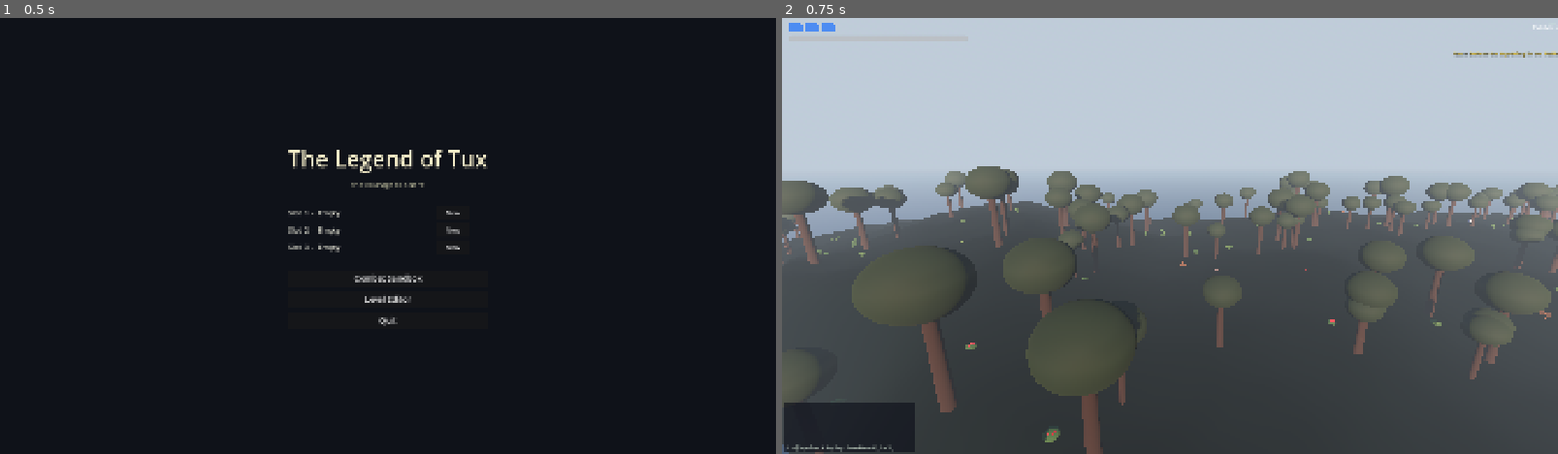
Above: before the commit, frames 1-2 (left to right).
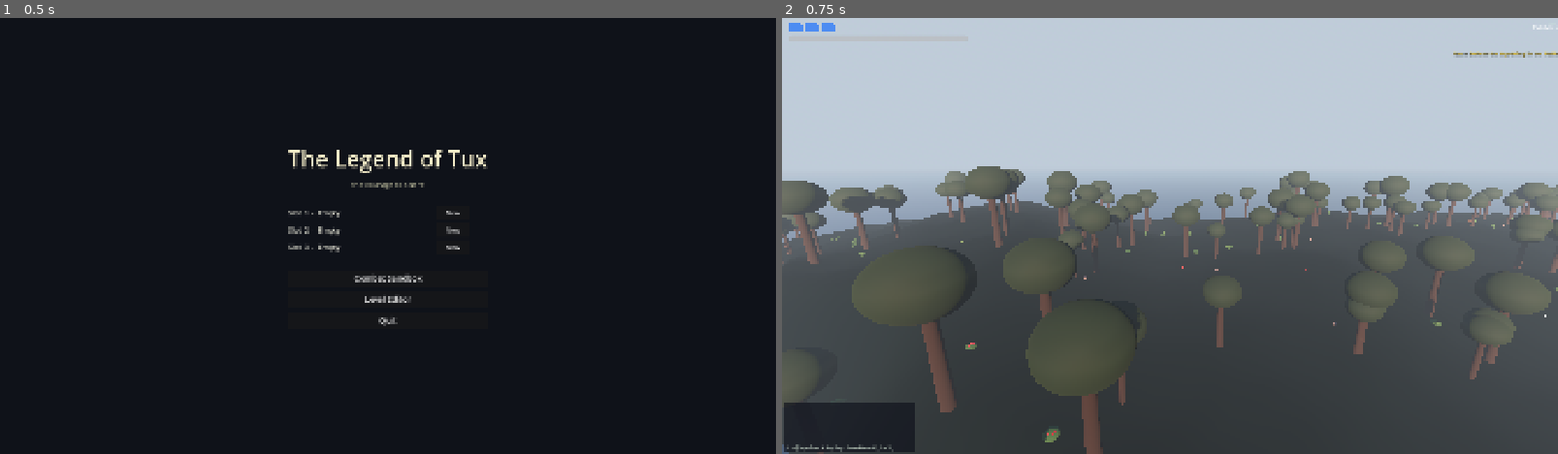
Above: after the commit, the same moments.

Repository: ruapotato/The-Legend-of-Tux
Game: Godot game, scene res://scenes/main_menu.tscn
Two runs of this game, one before a commit and one after it. Both use one fixed random seed, a clock stepped at 60 frames per second and the inputs below.
Inputs:
- Up to frame 1 (0.5 s): no input
- Up to frame 2 (0.75 s): click "New" at 0.5 s

Frame 1 is identical in both runs. In frame 2, 0.3% of the frame differs, in the area x 1-100%, y 34-100%.

Commit message:
FPS fix, pause menu, unarmed start
Three game-breaking issues from the procedural-survival merge:

FPS recovery (6 fps → playable)
* Animal AI now distance-throttles: deer/sheep/pig _physics_process
  returns immediately when the player is beyond 60 m. Cached _player_ref
  per instance so the get_nodes_in_group walk only runs once.
* Spawn weights in BIOME_RINGS dropped 5–10×:
  - wyrdwood deer  0.50 → 0.10,  sheep 0.30 → 0.06
  - cairnreach pig 0.20 → 0.04
  - selkari pig    0.40 → 0.08
  - hollowed deer  0.30 → 0.06
  Combined effect: total active animal count across the streaming ring
  is ~5–15, of which only the handful within 60 m run AI.

Pause / inventory menu
* scripts/game_pause_menu.gd — CanvasLayer that owns Esc. Opens with
  Resume + Quit buttons + a two-column inventory tab listing every
  resource (with count) and the fixed roster of key items (✓/· per
  ownership).
* While open, get_tree().paused = true and mouse_mode = VISIBLE.
  Close (Esc or Resume button) restores both — mouse re-captures
  cleanly so the orbit camera works again.
* free_orbit_camera.gd's old "Esc → MOUSE_VISIBLE with no recapture"
  stub removed — it was the source of the get-stuck-with-released-
  mouse bug.
* Wired into world_disc.tscn as a high-layer CanvasLayer.

Tux starts unarmed
* tux_player._ready now calls _apply_equipment_visibility() which
  hides sword + shield meshes unless GameState.inventory contains
  sapling_blade / bark_round.
* _on_item_acquired listens for those item ids and flips visibility
  on the moment the player crafts at the workbench.
* Fresh new game: only fists. Punch trees to get wood, walk to the
  workbench in front of you, craft Sapling Blade (3 wood) and Bark
  Round (4 wood) to actually arm up.

Co-Authored-By: Claude Opus 4.7 (1M context) <noreply@anthropic.com>

Diff:
--- a/godot/scenes/world_disc.tscn
+++ b/godot/scenes/world_disc.tscn
@@ -9,6 +9,7 @@
 [ext_resource type="PackedScene" path="res://scenes/spawn_marker.tscn" id="r7"]
 [ext_resource type="Script" path="res://scripts/world_fps_overlay.gd" id="r8"]
 [ext_resource type="Script" path="res://scripts/hud_status.gd" id="r9"]
+[ext_resource type="Script" path="res://scripts/game_pause_menu.gd" id="r10"]
 
 [sub_resource type="ProceduralSkyMaterial" id="sky_mat"]
 sky_top_color = Color(0.42, 0.60, 0.85, 1)
@@ -102,3 +103,6 @@
 
 [node name="StatusRow" type="Control" parent="FpsOverlay"]
 script = ExtResource("r9")
+
+[node name="PauseMenu" type="CanvasLayer" parent="."]
+script = ExtResource("r10")
--- a/godot/scripts/deer.gd
+++ b/godot/scripts/deer.gd
@@ -15,6 +15,11 @@
 const GRAVITY: float = 24.0
 const FLEE_TIME: float = 3.0
 
+# Only run AI within this radius of the player. Beyond, _physics_process
+# returns immediately — without this, 70+ active animals tanked FPS
+# into single digits since every one ran move_and_slide each frame.
+const AI_RADIUS_SQ: float = 60.0 * 60.0
+
 enum State { IDLE, WALK, FLEE }
 
 var hp: int = 5
@@ -22,6 +27,7 @@
 var state_time: float = 0.0
 var state_duration: float = 0.0
 var move_dir: Vector3 = Vector3.ZERO
+var _player_ref: Node3D = null
 
 
 func _ready() -> void:
@@ -31,6 +37,16 @@
 
 
 func _physics_process(delta: float) -> void:
+    # Distance-throttle: skip all AI + physics when the player is
+    # outside the active radius. Saves ~95% of the per-frame cost
+    # across the full streaming ring.
+    if _player_ref == null or not is_instance_valid(_player_ref):
+        var ps := get_tree().get_nodes_in_group("player")
+        if ps.is_empty():
+            return
+        _player_ref = ps[0] as Node3D
+    if global_position.distance_squared_to(_player_ref.global_position) > AI_RADIUS_SQ:
+        return
     state_time += delta
 
     match state:
--- a/godot/scripts/free_orbit_camera.gd
+++ b/godot/scripts/free_orbit_camera.gd
@@ -98,8 +98,9 @@
             arm_length = clamp(arm_length + 0.4, arm_min, arm_max)
             if arm:
                 arm.spring_length = arm_length
-    elif event is InputEventKey and event.pressed and event.keycode == KEY_ESCAPE:
-        Input.mouse_mode = Input.MOUSE_MODE_VISIBLE
+    # Esc is owned by game_pause_menu.gd now (it toggles a real menu
+    # AND re-captures the mouse on close). The old "release mouse on
+    # Esc" stub here left the player stuck without a way to dismiss.
 
 
 func _process(delta: float) -> void:
--- /dev/null
+++ b/godot/scripts/game_pause_menu.gd
@@ -0,0 +1,202 @@
+extends CanvasLayer
+
+# World-disc pause menu. Esc toggles. Owns the mouse-capture state
+# while open so the player can actually use the cursor; on close, the
+# mouse re-captures so the orbit camera works again.
+#
+# Tabs:
+#   Resume   — closes the menu.
+#   Inventory — lists owned resources (with counts) + crafted key items.
+#   Quit     — returns to main_menu.
+#
+# Lives as a CanvasLayer in world_disc.tscn at a high layer so it
+# draws over the rest of the HUD.
+
+const RESOURCE_DISPLAY: Dictionary = {
+	"wood":        "Wood",
+	"stone":       "Stone",
+	"raspberry":   "Raspberry",
+	"mushroom":    "Mushroom",
+	"meat_raw":    "Raw Meat",
+	"cooked_meat": "Cooked Meat",
+	"antler":      "Antler",
+	"flint":       "Flint",
+	"arrow":       "Arrow",
+}
+
+const KEY_ITEMS: Array = [
+	["sapling_blade", "Sapling Blade"],
+	["bark_round",    "Bark Round"],
+	["hammer",        "Builder's Hammer"],
+	["stone_axe",     "Stone Axe"],
+]
+
+var _root: Control = null
+var _open: bool = false
+var _res_list: VBoxContainer = null
+var _item_list: VBoxContainer = null
+
+
+func _ready() -> void:
+	layer = 95
+	_build_layout()
+	_close()
+	set_process_input(true)
+
+
+func _build_layout() -> void:
+	_root = Control.new()
+	_root.anchor_right = 1.0
+	_root.anchor_bottom = 1.0
+	_root.mouse_filter = Control.MOUSE_FILTER_STOP
+	add_child(_root)
+
+	var bg := ColorRect.new()
+	bg.color = Color(0, 0, 0, 0.55)
+	bg.anchor_right = 1.0
+	bg.anchor_bottom = 1.0
+	_root.add_child(bg)
+
+	var center := CenterContainer.new()
+	center.anchor_right = 1.0
+	center.anchor_bottom = 1.0
+	center.mouse_filter = Control.MOUSE_FILTER_IGNORE
+	_root.add_child(center)
+
+	var panel := PanelContainer.new()
+	panel.custom_minimum_size = Vector2(640, 480)
+	center.add_child(panel)
+	var sb := StyleBoxFlat.new()
+	sb.bg_color = Color(0.08, 0.08, 0.10, 0.97)
+	sb.border_color = Color(0.55, 0.40, 0.25, 1)
+	sb.border_width_left = 2
+	sb.border_width_right = 2
+	sb.border_width_top = 2
+	sb.border_width_bottom = 2
+	sb.content_margin_left = 20
+	sb.content_margin_right = 20
+	sb.content_margin_top = 18
+	sb.content_margin_bottom = 18
+	panel.add_theme_stylebox_override("panel", sb)
+
+	var v := VBoxContainer.new()
+	v.add_theme_constant_override("separation", 12)
+	panel.add_child(v)
+
+	var title := Label.new()
+	title.text = "PAUSED"
+	title.add_theme_font_size_override("font_size", 26)
+	title.add_theme_color_override("font_color", Color(0.95, 0.90, 0.70, 1))
+	v.add_child(title)
+
+	var btn_row := HBoxContainer.new()
+	btn_row.add_theme_constant_override("separation", 8)
+	v.add_child(btn_row)
+
+	var resume_btn := Button.new()
+	resume_btn.text = "Resume  (Esc)"
+	resume_btn.custom_minimum_size = Vector2(180, 36)
+	resume_btn.pressed.connect(_close)
+	btn_row.add_child(resume_btn)
+
+	var quit_btn := Button.new()
+	quit_btn.text = "Quit to Main Menu"
+	quit_btn.custom_minimum_size = Vector2(180, 36)
+	quit_btn.pressed.connect(_on_quit)
+	btn_row.add_child(quit_btn)
+
+	v.add_child(HSeparator.new())
+
+	# Two columns: Resources (counts) + Crafted Items (booleans).
+	var two_col := HBoxContainer.new()
+	two_col.add_theme_constant_override("separation", 24)
+	v.add_child(two_col)
+
+	var left := VBoxContainer.new()
+	left.size_flags_horizontal = Control.SIZE_EXPAND_FILL
+	two_col.add_child(left)
+	var left_hdr := Label.new()
+	left_hdr.text = "RESOURCES"
+	left_hdr.add_theme_color_override("font_color", Color(0.80, 0.80, 0.60, 1))
+	left.add_child(left_hdr)
+	_res_list = VBoxContainer.new()
+	_res_list.add_theme_constant_override("separation", 2)
+	left.add_child(_res_list)
+
+	var right := VBoxContainer.new()
+	right.size_flags_horizontal = Control.SIZE_EXPAND_FILL
+	two_col.add_child(right)
+	var right_hdr := Label.new()
+	right_hdr.text = "ITEMS"
+	right_hdr.add_theme_color_override("font_color", Color(0.80, 0.80, 0.60, 1))
+	right.add_child(right_hdr)
+	_item_list = VBoxContainer.new()
+	_item_list.add_theme_constant_override("separation", 2)
+	right.add_child(_item_list)
+
+
+func _input(event: InputEvent) -> void:
+	if event is InputEventKey and event.pressed and not event.echo \
+			and (event as InputEventKey).keycode == KEY_ESCAPE:
+		get_viewport().set_input_as_handled()
+		if _open:
+			_close()
+		else:
+			_open_menu()
+
+
+func _open_menu() -> void:
+	_open = true
+	_root.visible = true
+	Input.mouse_mode = Input.MOUSE_MODE_VISIBLE
+	_refresh_inventory()
+	get_tree().paused = true
+	process_mode = Node.PROCESS_MODE_ALWAYS
+
+
+func _close() -> void:
+	_open = false
+	_root.visible = false
+	Input.mouse_mode = Input.MOUSE_MODE_CAPTURED
+	get_tree().paused = false
+
+
+func _refresh_inventory() -> void:
+	for c in _res_list.get_children():
+		c.queue_free()
+	for c in _item_list.get_children():
+		c.queue_free()
+
+	# Resources — alphabetical by display.
+	var keys: Array = GameState.resources.keys()
+	keys.sort()
+	if keys.is_empty():
+		var empty := Label.new()
+		empty.text = "(none yet — punch trees for wood)"
+		empty.add_theme_color_override("font_color", Color(0.55, 0.55, 0.50, 1))
+		_res_list.add_child(empty)
+	else:
+		for k in keys:
+			var name: String = String(RESOURCE_DISPLAY.get(k, k))
+			var count: int = int(GameState.resources[k])
+			var l := Label.new()
+			l.text = "  %s × %d" % [name, count]
+			l.add_theme_font_size_override("font_size", 14)
+			_res_list.add_child(l)
+
+	# Items — fixed roster so the player can see what's craftable.
+	for pair in KEY_ITEMS:
+		var id: String = String(pair[0])
+		var display: String = String(pair[1])
+		var owned: bool = bool(GameState.inventory.get(id, false))
+		var l := Label.new()
+		l.text = "  %s %s" % ["✓" if owned else "·", display]
+		l.add_theme_font_size_override("font_size", 14)
+		l.add_theme_color_override("font_color",
+				Color(0.85, 0.95, 0.70, 1) if owned else Color(0.55, 0.55, 0.50, 1))
+		_item_list.add_child(l)
+
+
+func _on_quit() -> void:
+	_close()
+	get_tree().change_scene_to_file("res://scenes/main_menu.tscn")
--- a/godot/scripts/pig.gd
+++ b/godot/scripts/pig.gd
@@ -13,6 +13,7 @@
 
 const GRAVITY: float = 24.0
 const FLEE_TIME: float = 3.0
+const AI_RADIUS_SQ: float = 60.0 * 60.0
 
 enum State { IDLE, WALK, FLEE }
 
@@ -21,6 +22,7 @@
 var state_time: float = 0.0
 var state_duration: float = 0.0
 var move_dir: Vector3 = Vector3.ZERO
+var _player_ref: Node3D = null
 
 
 func _ready() -> void:
@@ -30,6 +32,13 @@
 
 
 func _physics_process(delta: float) -> void:
+    if _player_ref == null or not is_instance_valid(_player_ref):
+        var ps := get_tree().get_nodes_in_group("player")
+        if ps.is_empty():
+            return
+        _player_ref = ps[0] as Node3D
+    if global_position.distance_squared_to(_player_ref.global_position) > AI_RADIUS_SQ:
+        return
     state_time += delta
 
     match state:
--- a/godot/scripts/sheep.gd
+++ b/godot/scripts/sheep.gd
@@ -13,6 +13,7 @@
 
 const GRAVITY: float = 24.0
 const FLEE_TIME: float = 3.0
+const AI_RADIUS_SQ: float = 60.0 * 60.0
 
 enum State { IDLE, WALK, FLEE }
 
@@ -21,6 +22,7 @@
 var state_time: float = 0.0
 var state_duration: float = 0.0
 var move_dir: Vector3 = Vector3.ZERO
+var _player_ref: Node3D = null
 
 
 func _ready() -> void:
@@ -30,6 +32,13 @@
 
 
 func _physics_process(delta: float) -> void:
+    if _player_ref == null or not is_instance_valid(_player_ref):
+        var ps := get_tree().get_nodes_in_group("player")
+        if ps.is_empty():
+            return
+        _player_ref = ps[0] as Node3D
+    if global_position.distance_squared_to(_player_ref.global_position) > AI_RADIUS_SQ:
+        return
     state_time += delta
 
     match state:
--- a/godot/scripts/tux_player.gd
+++ b/godot/scripts/tux_player.gd
@@ -171,6 +171,18 @@
 	# load_game emits sword_upgraded before this scene is built. Also
 	# (re)applies tier 0 cleanly on reset.
 	_apply_sword_tier(GameState.sword_tier)
+	# Gate starter equipment on the inventory. Fresh games begin
+	# unarmed (fists only); the sword/shield become visible the
+	# moment the player crafts sapling_blade / bark_round at a
+	# workbench. _on_item_acquired flips them on.
+	_apply_equipment_visibility()
+
+
+func _apply_equipment_visibility() -> void:
+	if sword:
+		sword.visible = bool(GameState.inventory.get("sapling_blade", false))
+	if shield:
+		shield.visible = bool(GameState.inventory.get("bark_round", false))
 
 
 func _physics_process(delta: float) -> void:
@@ -760,6 +772,10 @@
 func _on_item_acquired(item_name: String) -> void:
 	if item_name == "glim_mirror":
 		_refresh_shield_skin()
+	# Crafting the starter sword/shield at a workbench reveals the
+	# corresponding mesh on the rig. Fresh games start unarmed.
+	if item_name == "sapling_blade" or item_name == "bark_round":
+		_apply_equipment_visibility()
 
 
 func _refresh_shield_skin() -> void:
--- a/godot/scripts/world_gen.gd
+++ b/godot/scripts/world_gen.gd
@@ -78,8 +78,11 @@
 			{"scene": "res://scenes/rock.tscn",          "weight": 1.0},
 			{"scene": "res://scenes/raspberry_bush.tscn", "weight": 1.5},
 			{"scene": "res://scenes/mushroom.tscn",       "weight": 0.8},
-			{"scene": "res://scenes/deer.tscn",           "weight": 0.5},
-			{"scene": "res://scenes/sheep.tscn",          "weight": 0.3},
+			# Animals are rare. Combined with the in-script
+			# distance-throttle (60 m), total active animal count
+			# stays at ~5–15 across the whole streaming ring.
+			{"scene": "res://scenes/deer.tscn",           "weight": 0.10},
+			{"scene": "res://scenes/sheep.tscn",          "weight": 0.06},
 		],
 		# base × MOD_RANGE = peak density. Dense thickets approach
 		# ~70 trees/chunk, clearings drop to single digits.
@@ -93,7 +96,7 @@
 			{"scene": "res://scenes/rock.tscn",      "weight": 6.0},
 			{"scene": "res://scenes/tree_prop.tscn", "weight": 2.0},
 			{"scene": "res://scenes/mushroom.tscn",  "weight": 0.2},
-			{"scene": "res://scenes/pig.tscn",       "weight": 0.2},
+			{"scene": "res://scenes/pig.tscn",       "weight": 0.04},
 		],
 		"density": 0.0020,
 	},
@@ -106,7 +109,7 @@
 			{"scene": "res://scenes/rock.tscn",          "weight": 2.0},
 			{"scene": "res://scenes/tree_prop.tscn",     "weight": 1.0},
 			{"scene": "res://scenes/raspberry_bush.tscn", "weight": 1.0},
-			{"scene": "res://scenes/pig.tscn",            "weight": 0.4},
+			{"scene": "res://scenes/pig.tscn",            "weight": 0.08},
 		],
 		"density": 0.0030,
 	},
@@ -118,7 +121,7 @@
 			{"scene": "res://scenes/tree_prop.tscn", "weight": 7.0},
 			{"scene": "res://scenes/rock.tscn",      "weight": 2.0},
 			{"scene": "res://scenes/mushroom.tscn",  "weight": 1.5},
-			{"scene": "res://scenes/deer.tscn",      "weight": 0.3},
+			{"scene": "res://scenes/deer.tscn",      "weight": 0.06},
 		],
 		"density": 0.0060,
 	},
Not shown: 1 places in godot/scenes/world_disc.tscn that only renumber resources
